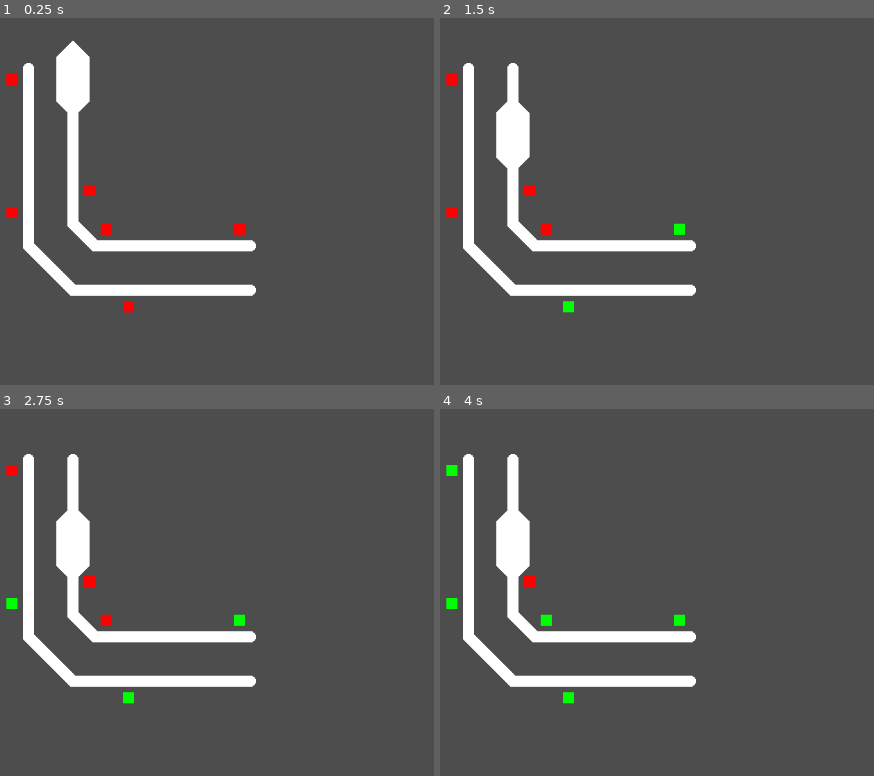
Above: before the commit, frames 1-4 (two rows, left to right).
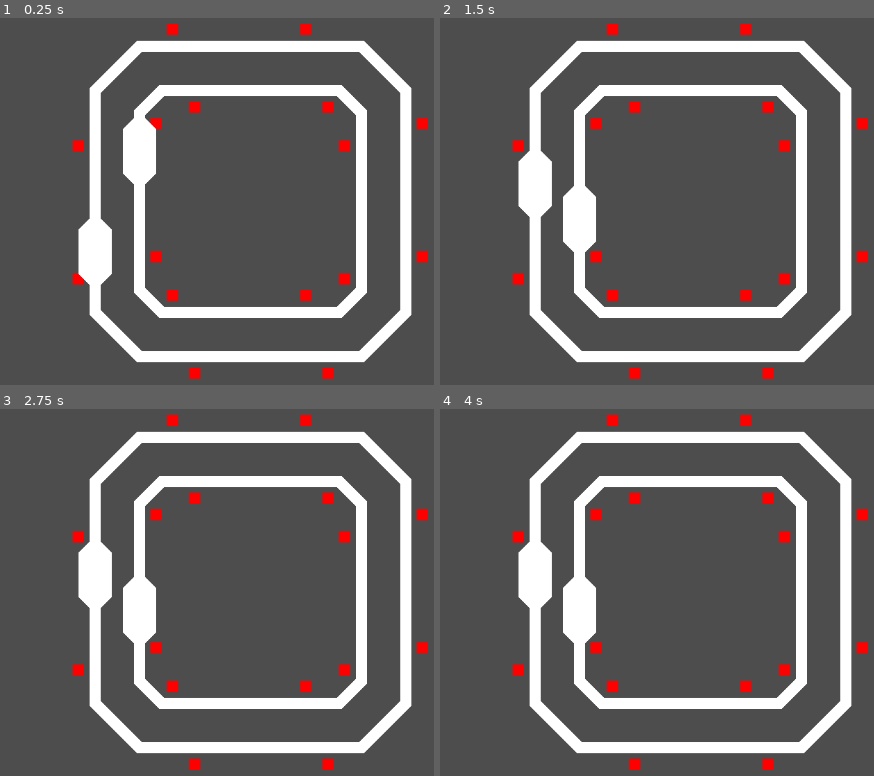
Above: after the commit, the same moments.

Repository: TurbogamesDev/signal-flow
Game: Godot game, scene res://Assets/Scenes/main.tscn
Two runs of this game, one before a commit and one after it. Both use one fixed random seed, a clock stepped at 60 frames per second and the inputs below.
Inputs (mouse positions are in pixels of both pictures, inside the frame that each line leads up to):
- Up to frame 1 (0.25 s): no input
- Up to frame 2 (1.5 s): move the mouse to (678, 230) at 0.52 s; click (678, 230) at 0.67 s; move the mouse to (570, 307) at 1.27 s; click (570, 307) at 1.42 s
- Up to frame 3 (2.75 s): tap Enter at 2 s; move the mouse to (13, 603) at 2.02 s; click (13, 603) at 2.17 s
- Up to frame 4 (4 s): tap Space at 2.75 s; move the mouse to (544, 621) at 2.77 s; click (544, 621) at 2.92 s; tap Enter at 3.5 s; move the mouse to (453, 471) at 3.52 s; click (453, 471) at 3.67 s

The runs differ from the first frame. In frame 1, 23% of the frame differs, in the area x 1-99%, y 1-99%; in frame 2, 23%; in frame 3, 23%; in frame 4, 23%.

Commit message:
(Task 0.1.1) Made curved regular tiles

Diff:
--- /dev/null
+++ b/Assets/Scenes/Track_Segments/Regular_Track_Segments/Curved_Track_Segments/south_to_east_train_track_segment.tscn
@@ -0,0 +1,33 @@
+[gd_scene load_steps=4 format=3 uid="uid://fq2m6bta7b6w"]
+
+[ext_resource type="PackedScene" uid="uid://bhmfp1h05agj4" path="res://Assets/Scenes/Track_Segments/base_train_track_segment.tscn" id="1_lteo1"]
+[ext_resource type="PackedScene" uid="uid://4iylqgc4sm16" path="res://Assets/Scenes/train_track_piece.tscn" id="2_lh5nw"]
+[ext_resource type="PackedScene" uid="uid://bd54lagrdbynd" path="res://Assets/Scenes/signal.tscn" id="3_owi6o"]
+
+[node name="SouthToEast_TrainTrackSegment" node_paths=PackedStringArray("entryDirectionToTrainTrackPieceMap", "trainTrackPieces") instance=ExtResource("1_lteo1")]
+directionMap = Dictionary[int, int]({
+0: 2,
+3: 1
+})
+entryDirectionToTrainTrackPieceMap = {
+0: NodePath("TrainTrackPieces/TrainTrackPiece_1"),
+3: NodePath("TrainTrackPieces/TrainTrackPiece_2")
+}
+trainTrackPieces = [NodePath("TrainTrackPieces/TrainTrackPiece_1"), NodePath("TrainTrackPieces/TrainTrackPiece_2")]
+
+[node name="TrainTrackPiece_1" parent="TrainTrackPieces" index="0" node_paths=PackedStringArray("trainSignal") instance=ExtResource("2_lh5nw")]
+position = Vector2(0, 64)
+points = PackedVector2Array(64, 128, 64, 64, 128, 0, 192, 0)
+trainSignal = NodePath("../../Signals/Signal_1")
+
+[node name="TrainTrackPiece_2" parent="TrainTrackPieces" index="1" node_paths=PackedStringArray("trainSignal") instance=ExtResource("2_lh5nw")]
+position = Vector2(128, 0)
+rotation = -4.712389
+points = PackedVector2Array(128, -64, 128, -32, 160, 0, 192, 0)
+trainSignal = NodePath("../../Signals/Signal_2")
+
+[node name="Signal_1" parent="Signals" index="0" instance=ExtResource("3_owi6o")]
+position = Vector2(176, 40)
+
+[node name="Signal_2" parent="Signals" index="1" instance=ExtResource("3_owi6o")]
+position = Vector2(152, 176)
--- /dev/null
+++ b/Assets/Scenes/Track_Segments/Regular_Track_Segments/Curved_Track_Segments/south_to_west_train_track_segment.tscn
@@ -0,0 +1,34 @@
+[gd_scene load_steps=4 format=3 uid="uid://d0ys0kgu8rnk5"]
+
+[ext_resource type="PackedScene" uid="uid://bhmfp1h05agj4" path="res://Assets/Scenes/Track_Segments/base_train_track_segment.tscn" id="1_x1724"]
+[ext_resource type="PackedScene" uid="uid://4iylqgc4sm16" path="res://Assets/Scenes/train_track_piece.tscn" id="2_rntdn"]
+[ext_resource type="PackedScene" uid="uid://bd54lagrdbynd" path="res://Assets/Scenes/signal.tscn" id="3_lqed5"]
+
+[node name="SouthToWest_TrainTrackSegment" node_paths=PackedStringArray("entryDirectionToTrainTrackPieceMap", "trainTrackPieces") instance=ExtResource("1_x1724")]
+directionMap = Dictionary[int, int]({
+0: 3,
+2: 1
+})
+entryDirectionToTrainTrackPieceMap = {
+0: NodePath("TrainTrackPieces/TrainTrackPiece_1"),
+2: NodePath("TrainTrackPieces/TrainTrackPiece_2")
+}
+trainTrackPieces = [NodePath("TrainTrackPieces/TrainTrackPiece_1"), NodePath("TrainTrackPieces/TrainTrackPiece_2")]
+
+[node name="TrainTrackPiece_1" parent="TrainTrackPieces" index="0" node_paths=PackedStringArray("trainSignal") instance=ExtResource("2_rntdn")]
+position = Vector2(192, 128)
+rotation = 3.1415927
+points = PackedVector2Array(128, -64.000015, 128, -32.000015, 160, -1.5258789e-05, 192, 0)
+trainSignal = NodePath("../../Signals/Signal_1")
+
+[node name="TrainTrackPiece_2" parent="TrainTrackPieces" index="1" node_paths=PackedStringArray("trainSignal") instance=ExtResource("2_rntdn")]
+position = Vector2(128, 0)
+rotation = -4.712389
+points = PackedVector2Array(64, 128, 64, 64, 128, 0, 192, 0)
+trainSignal = NodePath("../../Signals/Signal_2")
+
+[node name="Signal_1" parent="Signals" index="0" instance=ExtResource("3_lqed5")]
+position = Vector2(16, 152)
+
+[node name="Signal_2" parent="Signals" index="1" instance=ExtResource("3_lqed5")]
+position = Vector2(152, 176)
--- a/Assets/Scenes/main.tscn
+++ b/Assets/Scenes/main.tscn
@@ -1,45 +1,110 @@
-[gd_scene load_steps=5 format=3 uid="uid://fdrxtvto2fgg"]
+[gd_scene load_steps=8 format=3 uid="uid://fdrxtvto2fgg"]
 
 [ext_resource type="PackedScene" uid="uid://uof2mkd5iamg" path="res://Assets/Scenes/Track_Segments/Regular_Track_Segments/Straight_Track_Segments/east_to_west_train_track_segment.tscn" id="2_elf4b"]
 [ext_resource type="PackedScene" uid="uid://d0swi8sb81sqg" path="res://Assets/Scenes/train.tscn" id="2_qplxx"]
 [ext_resource type="PackedScene" uid="uid://cn4ir14rwfmv7" path="res://Assets/Scenes/Track_Segments/Regular_Track_Segments/Curved_Track_Segments/north_to_east_train_track_segment.tscn" id="3_guoxd"]
 [ext_resource type="PackedScene" uid="uid://tyj41evmy1c6" path="res://Assets/Scenes/Track_Segments/Regular_Track_Segments/Straight_Track_Segments/north_to_south_train_track_segment.tscn" id="4_rvsrt"]
+[ext_resource type="PackedScene" uid="uid://cj6kbw3vh63tn" path="res://Assets/Scenes/Track_Segments/Regular_Track_Segments/Curved_Track_Segments/north_to_west_train_track_segment.tscn" id="5_rvsrt"]
+[ext_resource type="PackedScene" uid="uid://d0ys0kgu8rnk5" path="res://Assets/Scenes/Track_Segments/Regular_Track_Segments/Curved_Track_Segments/south_to_west_train_track_segment.tscn" id="6_acsc0"]
+[ext_resource type="PackedScene" uid="uid://fq2m6bta7b6w" path="res://Assets/Scenes/Track_Segments/Regular_Track_Segments/Curved_Track_Segments/south_to_east_train_track_segment.tscn" id="7_f8o6k"]
 
 [node name="Main" type="Node2D"]
 
 [node name="Camera2D" type="Camera2D" parent="."]
 
 [node name="Train" parent="." node_paths=PackedStringArray("currentTrainTrackSegment") instance=ExtResource("2_qplxx")]
-position = Vector2(-448, -152)
-currentTrainTrackSegment = NodePath("../NorthToSouth_TrainTrackSegment")
+position = Vector2(-352, -8)
+currentTrainTrackSegment = NodePath("../1_NorthToSouth_TrainTrackSegment")
 currentDirection = 1
 
-[node name="EastToWest_TrainTrackSegment" parent="." node_paths=PackedStringArray("exitDirectionToNextTrainTrackSegmentMap", "entryDirectionToTrainTrackPieceMap") instance=ExtResource("2_elf4b")]
-position = Vector2(-192, 0)
+[node name="Train2" parent="." node_paths=PackedStringArray("currentTrainTrackSegment") instance=ExtResource("2_qplxx")]
+position = Vector2(-73.538025, 0.5203247)
+currentTrainTrackSegment = NodePath("../1_NorthToSouth_TrainTrackSegment")
+
+[node name="1_NorthToSouth_TrainTrackSegment" parent="." node_paths=PackedStringArray("exitDirectionToNextTrainTrackSegmentMap", "entryDirectionToTrainTrackPieceMap") instance=ExtResource("4_rvsrt")]
+position = Vector2(-288, -96)
 exitDirectionToNextTrainTrackSegmentMap = {
-2: NodePath("")
+0: NodePath("../8_SouthToEast_TrainTrackSegment"),
+1: NodePath("../2_NorthToEast_TrainTrackSegment")
+}
+entryDirectionToTrainTrackPieceMap = {
+0: NodePath("TrainTrackPieces/TrainTrackPiece_1"),
+1: NodePath("TrainTrackPieces/TrainTrackPiece_2")
+}
+
+[node name="2_NorthToEast_TrainTrackSegment" parent="." node_paths=PackedStringArray("exitDirectionToNextTrainTrackSegmentMap", "entryDirectionToTrainTrackPieceMap") instance=ExtResource("3_guoxd")]
+position = Vector2(-288, 96)
+exitDirectionToNextTrainTrackSegmentMap = {
+0: NodePath("../1_NorthToSouth_TrainTrackSegment"),
+2: NodePath("../3_EastToWest_TrainTrackSegment")
+}
+entryDirectionToTrainTrackPieceMap = {
+1: NodePath("TrainTrackPieces/TrainTrackPiece_2"),
+3: NodePath("TrainTrackPieces/TrainTrackPiece_1")
+}
+
+[node name="3_EastToWest_TrainTrackSegment" parent="." node_paths=PackedStringArray("exitDirectionToNextTrainTrackSegmentMap", "entryDirectionToTrainTrackPieceMap") instance=ExtResource("2_elf4b")]
+position = Vector2(-96, 96)
+exitDirectionToNextTrainTrackSegmentMap = {
+2: NodePath("../4_NorthToWest_TrainTrackSegment"),
+3: NodePath("../2_NorthToEast_TrainTrackSegment")
 }
 entryDirectionToTrainTrackPieceMap = {
 2: NodePath("TrainTrackPieces/TrainTrackPiece_1"),
 3: NodePath("TrainTrackPieces/TrainTrackPiece")
 }
 
-[node name="NorthToEast_TrainTrackSegment" parent="." node_paths=PackedStringArray("exitDirectionToNextTrainTrackSegmentMap", "entryDirectionToTrainTrackPieceMap") instance=ExtResource("3_guoxd")]
-position = Vector2(-384, 0)
+[node name="4_NorthToWest_TrainTrackSegment" parent="." node_paths=PackedStringArray("exitDirectionToNextTrainTrackSegmentMap", "entryDirectionToTrainTrackPieceMap") instance=ExtResource("5_rvsrt")]
+position = Vector2(96, 96)
 exitDirectionToNextTrainTrackSegmentMap = {
-2: NodePath("../EastToWest_TrainTrackSegment")
+0: NodePath("../5_NorthToSouth_TrainTrackSegment"),
+3: NodePath("../3_EastToWest_TrainTrackSegment")
 }
 entryDirectionToTrainTrackPieceMap = {
 1: NodePath("TrainTrackPieces/TrainTrackPiece_2"),
-3: NodePath("TrainTrackPieces/TrainTrackPiece_1")
+2: NodePath("TrainTrackPieces/TrainTrackPiece_1")
 }
 
-[node name="NorthToSouth_TrainTrackSegment" parent="." node_paths=PackedStringArray("exitDirectionToNextTrainTrackSegmentMap", "entryDirectionToTrainTrackPieceMap") instance=ExtResource("4_rvsrt")]
-position = Vector2(-384, -192)
+[node name="5_NorthToSouth_TrainTrackSegment" parent="." node_paths=PackedStringArray("exitDirectionToNextTrainTrackSegmentMap", "entryDirectionToTrainTrackPieceMap") instance=ExtResource("4_rvsrt")]
+position = Vector2(96, -96)
 exitDirectionToNextTrainTrackSegmentMap = {
-1: NodePath("../NorthToEast_TrainTrackSegment")
+0: NodePath("../6_SouthToWest_TrainTrackSegment"),
+1: NodePath("../4_NorthToWest_TrainTrackSegment")
 }
 entryDirectionToTrainTrackPieceMap = {
 0: NodePath("TrainTrackPieces/TrainTrackPiece_1"),
 1: NodePath("TrainTrackPieces/TrainTrackPiece_2")
 }
+
+[node name="6_SouthToWest_TrainTrackSegment" parent="." node_paths=PackedStringArray("exitDirectionToNextTrainTrackSegmentMap", "entryDirectionToTrainTrackPieceMap") instance=ExtResource("6_acsc0")]
+position = Vector2(96, -288)
+exitDirectionToNextTrainTrackSegmentMap = {
+1: NodePath("../5_NorthToSouth_TrainTrackSegment"),
+3: NodePath("../7_EastToWest_TrainTrackSegment")
+}
+entryDirectionToTrainTrackPieceMap = {
+0: NodePath("TrainTrackPieces/TrainTrackPiece_1"),
+2: NodePath("TrainTrackPieces/TrainTrackPiece_2")
+}
+
+[node name="7_EastToWest_TrainTrackSegment" parent="." node_paths=PackedStringArray("exitDirectionToNextTrainTrackSegmentMap", "entryDirectionToTrainTrackPieceMap") instance=ExtResource("2_elf4b")]
+position = Vector2(-96, -288)
+exitDirectionToNextTrainTrackSegmentMap = {
+2: NodePath("../6_SouthToWest_TrainTrackSegment"),
+3: NodePath("../8_SouthToEast_TrainTrackSegment")
+}
+entryDirectionToTrainTrackPieceMap = {
+2: NodePath("TrainTrackPieces/TrainTrackPiece_1"),
+3: NodePath("TrainTrackPieces/TrainTrackPiece")
+}
+
+[node name="8_SouthToEast_TrainTrackSegment" parent="." node_paths=PackedStringArray("exitDirectionToNextTrainTrackSegmentMap", "entryDirectionToTrainTrackPieceMap") instance=ExtResource("7_f8o6k")]
+position = Vector2(-288, -288)
+exitDirectionToNextTrainTrackSegmentMap = {
+1: NodePath("../1_NorthToSouth_TrainTrackSegment"),
+2: NodePath("../7_EastToWest_TrainTrackSegment")
+}
+entryDirectionToTrainTrackPieceMap = {
+0: NodePath("TrainTrackPieces/TrainTrackPiece_1"),
+3: NodePath("TrainTrackPieces/TrainTrackPiece_2")
+}
--- a/Assets/Scripts/train.gd
+++ b/Assets/Scripts/train.gd
@@ -10,7 +10,7 @@
 
 var lastSignalSensor: SignalSensor
 
-const SPEED_PIXELS_PER_SECOND = 64
+const SPEED_PIXELS_PER_SECOND = 96
 
 func _ready() -> void:
 	currentTrainTrackSegment.trainsInTrack.append(self)
